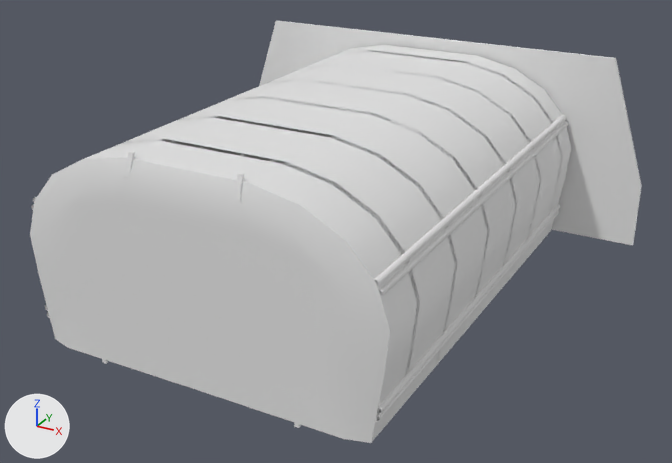
The FBX model Assets/Meshes/NewModel/NavegationRoom.fbx: old version first, new version second.
Rendered twice from a camera (50 mm lens) standing at (6.82, -23.41, 7.04) and looking at (0.18, -11.35, 1.01). Every picture has the same lights, and +X, +Y and +Z are marked at lower left. The first picture is the older version. Where no turn or scale is listed for an object, it has been applied to the vertices.

The first picture shows 'EnginePipeIntegrity', 'EngineRoomIntegrity', 'Navegation_Room', 'WallDoorRoom.003' and 2 more.
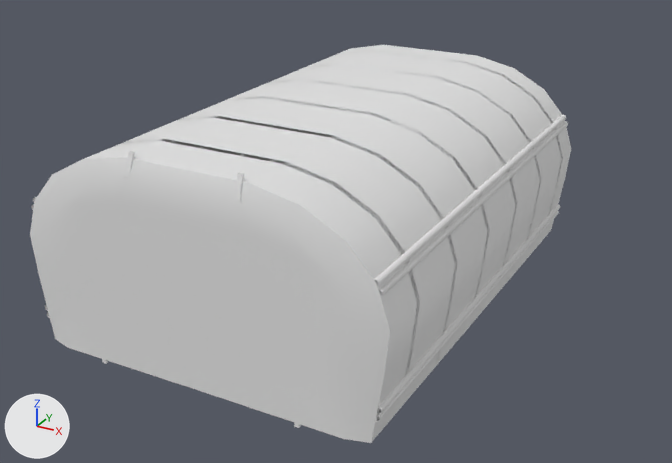
Pixel boxes (x1, y1, x2, y2) of what changed, in the pictures (672 x 463 px):
'WallDoorRoom.003', deleted
    before: (259, 21, 642, 245)

The edits, one by one:
Object 'WallDoorRoom.003' (ob_walldoorroom_003) is deleted.
